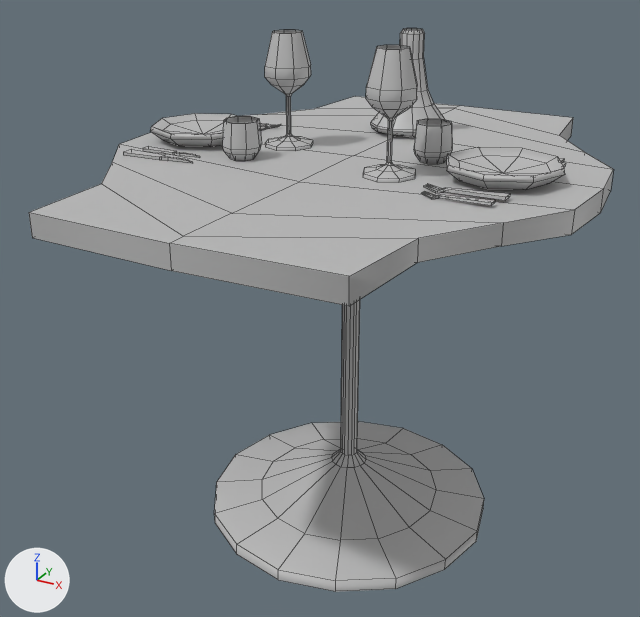
What one commit did to the FBX model Assets/Models/TableDecorated.fbx.
Both versions are drawn from a 50 mm camera at (0.0179, -0.0357, 0.0288) aimed at (-0.0012, -0.001, 0.0114). The lights are fixed; the arrows at lower left show +X, +Y and +Z. Mesh edges are drawn as thin lines.

Names of what the first picture shows: 'TableDeco'.
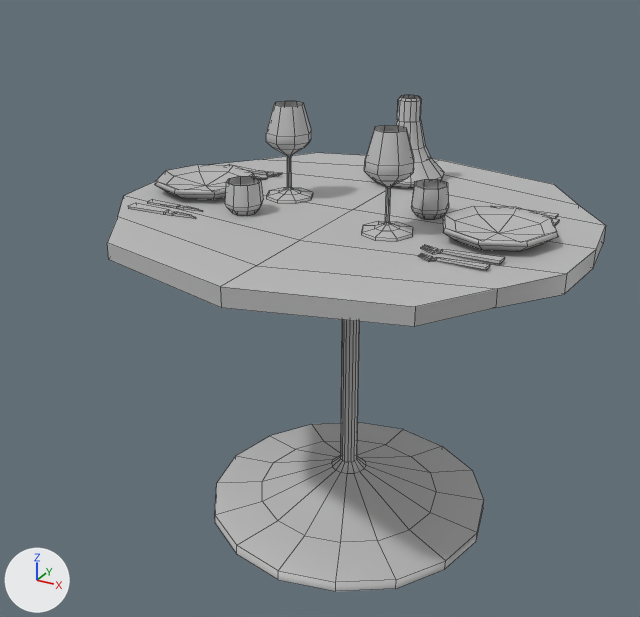
The change, as a list of edits to the scene's bpy script:
```text
Change me_mesh:
    used by ob_tabledeco; location = (0.0, 0.0, 0.01206); rotation_euler = (1.571, 0.0, 0.0), in degrees (90, 0, 0); scale = (0.0168, 0.0168, 0.0168)
    remove me_mesh.from_pydata(...)  # 818 vertices, 784 faces; spans x -0.67..0.67, y -0.72..0.72, z -0.81..0.81
    add me_mesh.from_pydata(...)  # 806 vertices, 772 faces; spans x -1.12..1.12, y 0.0..2.09, z -1.08..1.08
    me_mesh part 1: the loose piece of 96 vertices spanning x -0.43..0.43, y -0.72..0.35, z -0.43..0.43 is scaled about its middle by (1.68, 1.45, 1.68), then moved by (0.0, 0.96, 0.0)
    me_mesh part 2: the loose piece of 88 vertices spanning x -0.29..-0.15, y 0.41..0.72, z -0.09..0.05 is scaled about its middle by (1.68, 1.45, 1.68), then moved by (-0.15, 1.3, -0.02)
    me_mesh part 3: the loose piece of 34 vertices spanning x -0.62..-0.32, y 0.41..0.46, z -0.11..0.19 is scaled about its middle by (1.68, 1.45, 1.68), then moved by (-0.32, 1.24, 0.03)
    me_mesh part 4: the loose piece of 28 vertices spanning x 0.31..0.48, y 0.41..0.42, z 0.25..0.28 is scaled about its middle by (1.99, 1.72, 2.25), then moved by (0.27, 1.23, 0.09)
    me_mesh part 5: the loose piece of 20 vertices spanning x 0.33..0.52, y 0.41, z -0.22..-0.19 is scaled about its middle by (2.01, 1.73, 2.38), then moved by (0.28, 1.23, -0.05)
    me_mesh part 6: the loose piece of 49 vertices spanning x -0.31..-0.2, y 0.41..0.51, z 0.11..0.22 is scaled about its middle by (1.68, 1.45, 1.68), then moved by (-0.17, 1.25, 0.11)
    me_mesh part 7: the loose piece of 34 vertices spanning x 0.28..0.58, y 0.41..0.46, z -0.11..0.19 is scaled about its middle by (1.68, 1.45, 1.68), then moved by (0.29, 1.24, 0.03)
    me_mesh part 8: the loose piece of 88 vertices spanning x 0.1..0.24, y 0.41..0.72, z 0.06..0.2 is scaled about its middle by (1.68, 1.45, 1.68), then moved by (0.11, 1.3, 0.09)
    me_mesh part 9: the loose piece of 49 vertices spanning x 0.15..0.26, y 0.41..0.51, z -0.11..0.0 is scaled about its middle by (1.68, 1.45, 1.68), then moved by (0.14, 1.25, -0.04)
    me_mesh part 10: the loose piece of 28 vertices spanning x 0.3..0.5, y 0.41..0.42, z 0.2..0.23 is scaled about its middle by (1.42, 1.22, 1.25), then moved by (0.27, 1.23, 0.23)
    me_mesh part 11: the loose piece of 20 vertices spanning x 0.31..0.53, y 0.41..0.42, z -0.17..-0.13 is scaled about its middle by (1.4, 1.21, 1.18), then moved by (0.29, 1.23, -0.19)
    me_mesh part 12: the loose piece of 20 vertices spanning x -0.56..-0.33, y 0.41..0.42, z 0.26..0.29 is scaled about its middle by (1.4, 1.21, 1.18), then moved by (-0.3, 1.23, 0.09)
    me_mesh part 13: the loose piece of 20 vertices spanning x -0.54..-0.35, y 0.41, z 0.2..0.23 is scaled about its middle by (2.01, 1.73, 2.38), then moved by (-0.3, 1.23, 0.24)
    me_mesh part 14: the loose piece of 28 vertices spanning x -0.55..-0.35, y 0.41..0.42, z -0.21..-0.18 is scaled about its middle by (1.68, 1.45, 1.68), then moved by (-0.31, 1.23, -0.13)
    me_mesh part 15: the loose piece of 121 vertices spanning x -0.11..0.12, y 0.41..0.71, z -0.47..-0.24 is scaled about its middle by (1.68, 1.45, 1.68), then moved by (0.01, 1.29, -0.24)
    me_mesh part 16: a new loose piece of 42 vertices spanning x -1.12..1.12, y 1.55..1.63, z -1.08..1.08, in mat_lambert1 (grey #bcbcbc)
    me_mesh part 17: the loose piece of 54 vertices spanning x -0.67..0.67, y 0.35..0.41, z -0.81..0.81 is deleted
Change ob_tabledeco:
    ob_tabledeco.location: (0.0, 0.0, 0.01206) -> (0.0, 0.0, 0.0)
    ob_tabledeco.scale: (0.0168, 0.0168, 0.0168) -> (0.01, 0.01, 0.01)
```

Changed parts and their boxes [x1, y1, x2, y2] in the pictures (640 x 617 px; the box of a moved part takes in the faces that stretch with it):
'TableDeco', reshaped, moved, rescaled (15% narrower, 12% shorter): before [29, 28, 613, 592]; after [107, 95, 606, 592]
part 1 of me_mesh, moved or reshaped: before [214, 299, 484, 592]; after [215, 320, 484, 592]
part 2 of me_mesh, moved or reshaped: before [265, 30, 313, 151]; after [266, 101, 313, 203]
part 3 of me_mesh, moved or reshaped: before [151, 113, 236, 146]; after [155, 165, 255, 199]
part 4 of me_mesh, moved or reshaped: before [421, 191, 495, 206]; after [421, 245, 505, 264]
part 5 of me_mesh, moved or reshaped: before [559, 158, 564, 163]; after [552, 219, 559, 226]
part 6 of me_mesh, moved or reshaped: before [222, 116, 262, 161]; after [225, 176, 263, 216]
part 7 of me_mesh, moved or reshaped: before [446, 147, 565, 190]; after [443, 206, 558, 251]
part 8 of me_mesh, moved or reshaped: before [363, 45, 417, 182]; after [361, 125, 414, 241]
part 9 of me_mesh, moved or reshaped: before [414, 119, 452, 164]; after [411, 180, 449, 219]
part 10 of me_mesh, moved or reshaped: before [424, 184, 510, 200]; after [418, 253, 490, 270]
part 11 of me_mesh, moved or reshaped (not visible before): after [491, 206, 558, 219]
part 12 of me_mesh, moved or reshaped: before [123, 149, 192, 163]; after [147, 199, 203, 212]
part 13 of me_mesh, moved or reshaped: before [143, 146, 200, 158]; after [128, 203, 196, 219]
part 14 of me_mesh, moved or reshaped: before [260, 122, 281, 129]; after [227, 164, 282, 177]
part 15 of me_mesh, moved or reshaped: before [371, 28, 445, 136]; after [373, 95, 444, 187]
part 16 of me_mesh, added: after [107, 153, 606, 327]
part 17 of me_mesh, deleted: before [29, 96, 613, 306]
